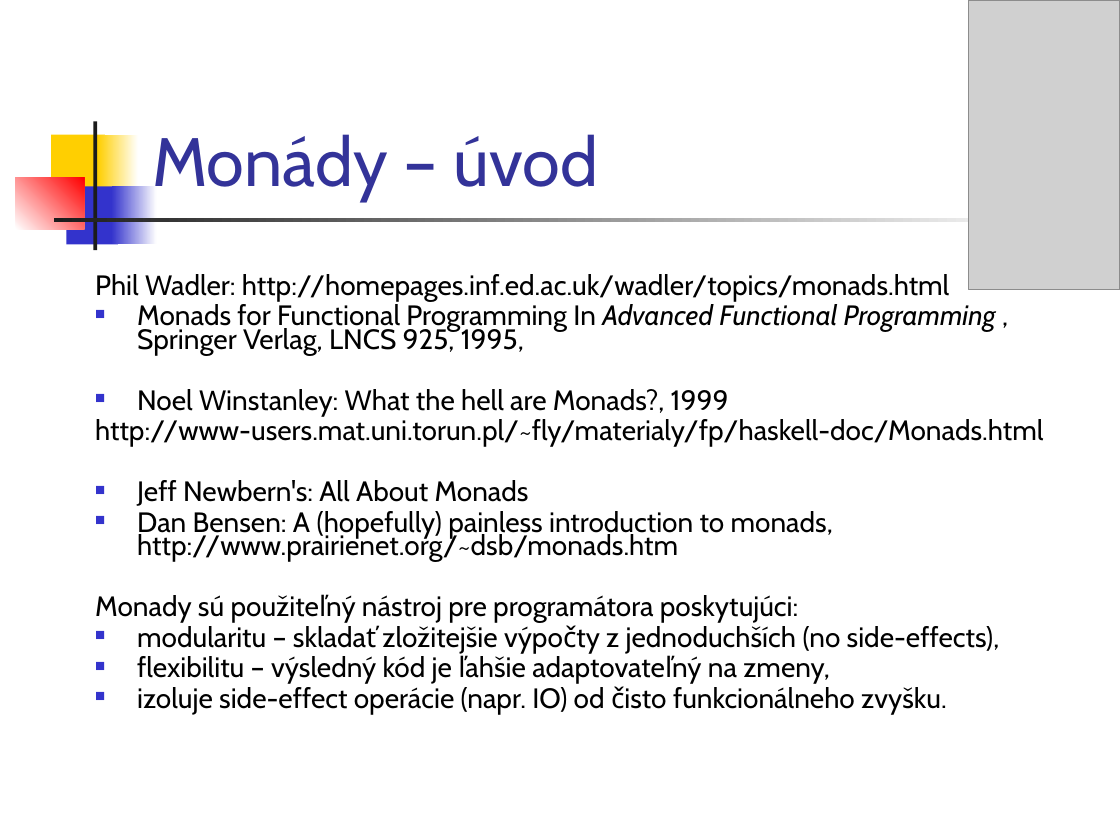
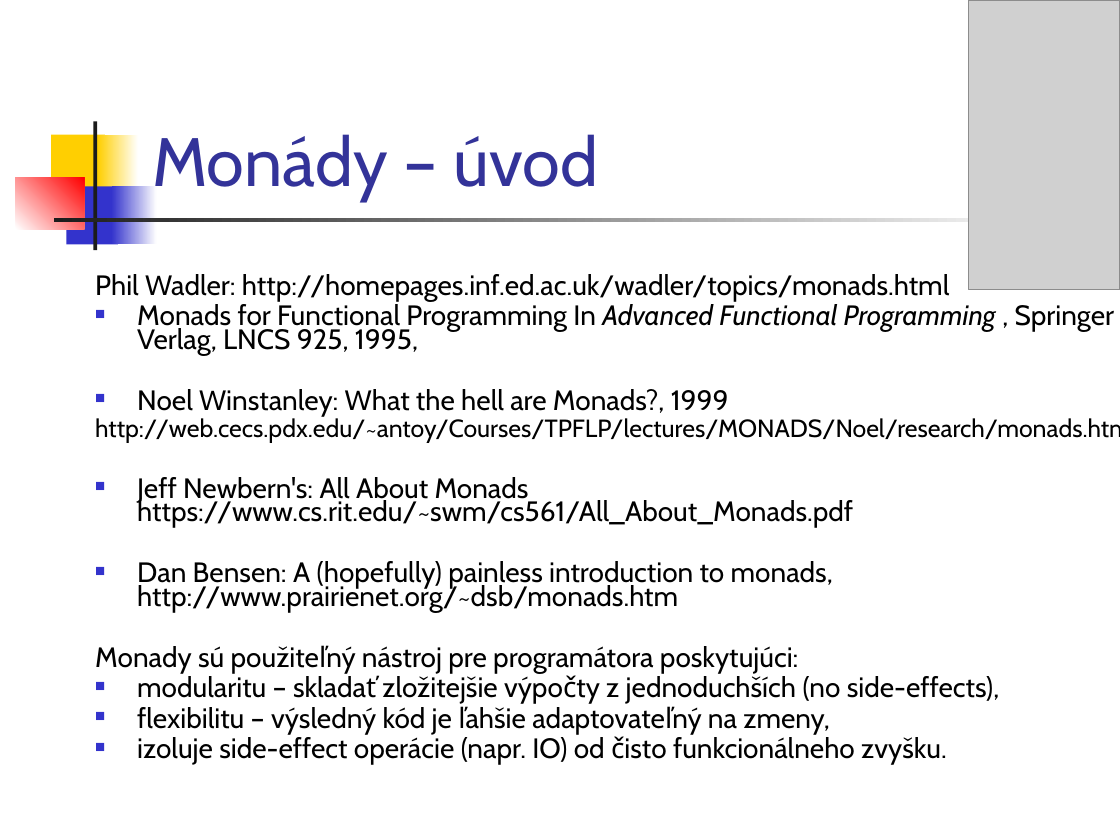
Before and after one commit to Funkcionalne/Prednasky, a slide deck: slide 1 of 11/11_fpro.ppt. Drawn at 1120x840 pixels with LibreOffice and Linux fonts; fonts in the diff are those of the drawing; grey boxes stand for pictures. Boxes give left, top, right and bottom in pixels: in the first picture for what was removed or moved away, otherwise in the second. Text is boxed around its words. In the diff, an @@ line names an element or a change of style, - is before the commit and + after.

```diff
--- a/11/11_fpro.ppt
+++ b/11/11_fpro.ppt
@@ text at (95, 418, 1120, 528): text changed; size 18 to 16 pt @@
-http://www-users.mat.uni.torun.pl/~fly/materialy/fp/haskell-doc/Monads.html
-■ Jeff Newbern's: All About Monads
+http://web.cecs.pdx.edu/~antoy/Courses/TPFLP/lectures/MONADS/Noel/research/monads.html
+■ Jeff Newbern's: All About Monads https://www.cs.rit.edu/~swm/cs561/All_About_Monads.pdf
```
Also in this commit, not shown: 5 other slides changed, 1 other file.
